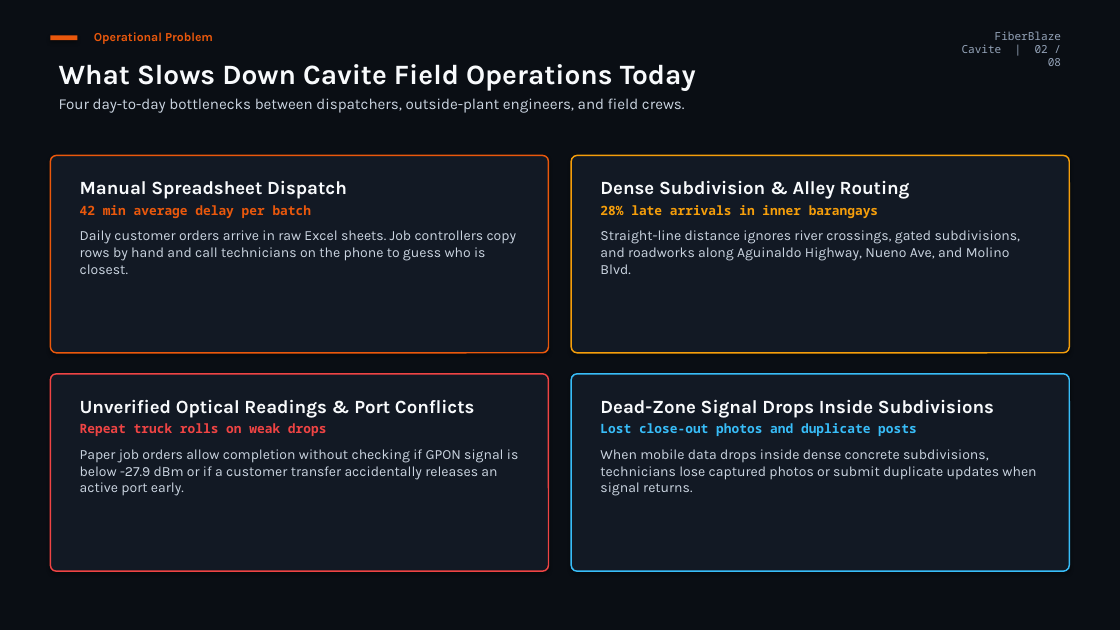
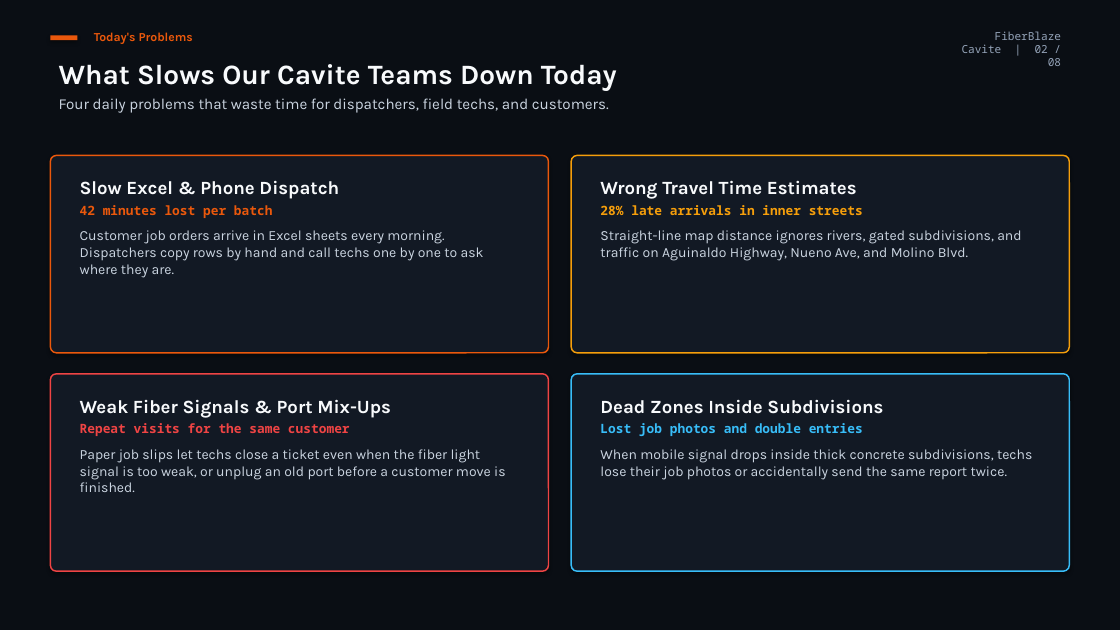
Before and after one commit to 4xachi/wfm, a slide deck: slide 2 of FiberBlaze_Cavite_WFM_Executive_Board_Presentation.pptx. Drawn at 1120x630 pixels with LibreOffice and Linux fonts; fonts in the diff are those of the drawing. Boxes give left, top, right and bottom in pixels: in the first picture for what was removed or moved away, otherwise in the second. Text is boxed around its words. In the diff, an @@ line names an element or a change of style, - is before the commit and + after.

Commit message:
docs(pptx): rewrite board presentation in plain everyday English

```diff
--- a/FiberBlaze_Cavite_WFM_Executive_Board_Presentation.pptx
+++ b/FiberBlaze_Cavite_WFM_Executive_Board_Presentation.pptx
@@ text at bbox=[94, 32, 193, 44]: text changed @@
-Operational Problem
+Today's Problems
@@ text at bbox=[59, 64, 617, 113]: text changed @@
-What Slows Down Cavite Field Operations Today
-Four day-to-day bottlenecks between dispatchers, outside-plant engineers, and field crews.
+What Slows Our Cavite Teams Down Today
+Four daily problems that waste time for dispatchers, field techs, and customers.
@@ text at bbox=[80, 181, 484, 278]: text changed @@
-Manual Spreadsheet Dispatch
-42 min average delay per batch
-Daily customer orders arrive in raw Excel sheets. Job controllers copy rows by hand and call technicians on the phone to guess who is closest.
+Slow Excel & Phone Dispatch
+42 minutes lost per batch
+Customer job orders arrive in Excel sheets every morning. Dispatchers copy rows by hand and call techs one by one to ask where they are.
@@ text at bbox=[600, 180, 1021, 261]: text changed @@
-Dense Subdivision & Alley Routing
-28% late arrivals in inner barangays
-Straight-line distance ignores river crossings, gated subdivisions, and roadworks along Aguinaldo Highway, Nueno Ave, and Molino Blvd.
+Wrong Travel Time Estimates
+28% late arrivals in inner streets
+Straight-line map distance ignores rivers, gated subdivisions, and traffic on Aguinaldo Highway, Nueno Ave, and Molino Blvd.
@@ text at bbox=[80, 399, 506, 492]: text changed @@
-Unverified Optical Readings & Port Conflicts
-Repeat truck rolls on weak drops
-Paper job orders allow completion without checking if GPON signal is below -27.9 dBm or if a customer transfer accidentally releases an active port early.
+Weak Fiber Signals & Port Mix-Ups
+Repeat visits for the same customer
+Paper job slips let techs close a ticket even when the fiber light signal is too weak, or unplug an old port before a customer move is finished.
@@ text at bbox=[600, 399, 1032, 480]: text changed @@
-Dead-Zone Signal Drops Inside Subdivisions
-Lost close-out photos and duplicate posts
-When mobile data drops inside dense concrete subdivisions, technicians lose captured photos or submit duplicate updates when signal returns.
+Dead Zones Inside Subdivisions
+Lost job photos and double entries
+When mobile signal drops inside thick concrete subdivisions, techs lose their job photos or accidentally send the same report twice.
```
Also in this commit, not shown: 7 other slides changed, 1 other file.
